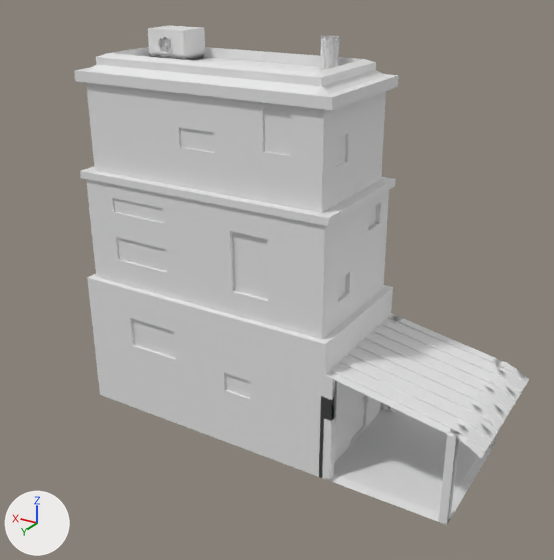
The FBX model GrimLife/Assets/GrimLife/Blender Import/ShantyTown/Houses/Big_Favelahouse.fbx: old version first, new version second.
Before and after are seen from a 50 mm camera at (-23.8, 35.1, 27.6) aimed at (-2.9, 0.2, 10.1). The lights are fixed; the arrows at lower left show +X, +Y and +Z.

Names of what the first picture shows: 'Big_Favelahouse.001'.
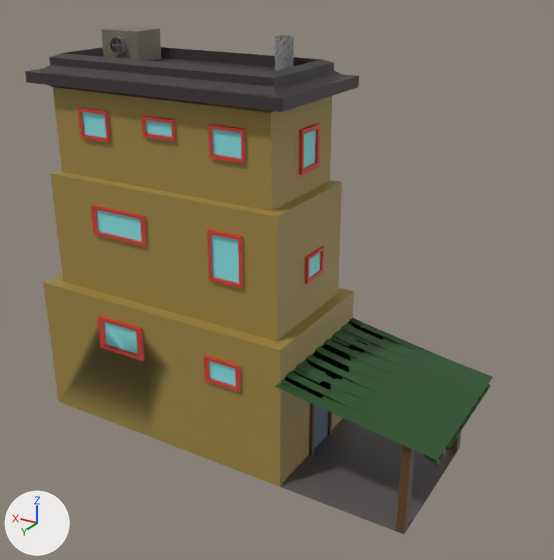
Patch to the scene script:
```diff
--- a/GrimLife/Assets/GrimLife/Blender Import/ShantyTown/Houses/Big_Favelahouse.fbx.py
+++ b/GrimLife/Assets/GrimLife/Blender Import/ShantyTown/Houses/Big_Favelahouse.fbx.py
@@ me_cube_813 @@
 # used by ob_big_favelahouse_001; location = (0.0, 0.0, 0.0); rotation_euler = (-0.0534, 0.0, 0.0), in degrees (-3.1, 0, 0)
-me_cube_813.from_pydata(...)  # 12068 vertices, 11853 faces; spans x -16.5..9.3, y -6.1..3.3, z -0.2..23.3
+me_cube_813.from_pydata(...)  # 2311 vertices, 2496 faces; spans x -14.8..11.7, y -4.0..5.2, z -0.3..23.4
+# me_cube_813 part 1: the loose piece of 4005 vertices spanning x -16.5..9.3, y -6.1..3.3, z -0.2..23.3 is rebuilt with 455 vertices and now spans x -6.0..11.7, y -4.0..4.9, z -0.3..22.3
+# me_cube_813 part 2: 12 loose pieces with 8060 vertices, spanning x -8.0..6.2, y -4.3..-1.8, z 2.1..23.3, are deleted
+# me_cube_813 part 3: 776 vertices added at x -14.8..-3.1, y -4.0..5.2, z -0.3..11.3
+# me_cube_813 part 4: 3 vertices removed from x 5.7, y -2.8, z 22.9; 637 vertices added at x 6.5..9.2, y -2.0..0.3, z 21.6..23.4
+# me_cube_813 part 5: 443 vertices added at x -2.9..-1.9, y -1.8..-0.8, z 20.9..23.4
+me_cube_813.materials.append(mat_entrance_roof_bighouse_002)  # dark green #265224
+me_cube_813.materials.append(mat_doorframe_bighouse_002)  # brown #58402f
+me_cube_813.materials.append(mat_door_bighouse_002)  # blue #415c81
+me_cube_813.materials.append(mat_fan_bighouse_002)  # dark grey #5f5f5f
+me_cube_813.materials.append(mat_fanframe_bighouse_002)  # grey #727272
+me_cube_813.materials.append(mat_window_bighouse_002)  # cyan #87e4e7
+me_cube_813.materials.append(mat_walls_bighouse_002)  # yellow #a08744
+me_cube_813.materials.append(mat_windowdrames_bighouse_002)  # red #d33d2f
+me_cube_813.materials.append(mat_roof_bighouse_002)  # black #3a3335
+me_cube_813.materials.append(mat_chimney_bighouse_002)  # grey #9b9b9b
+me_cube_813.materials.append(mat_fanbox_bighouse_002)  # dark yellow #777162
+me_cube_813.materials.append(mat_fanblades_bighouse_002)  # black #352f36
+me_cube_813.materials.append(mat_pillars_bighouse_002)  # brown #5f4825
+me_cube_813.materials.append(mat_groundplate_bighouse_002)  # dark grey #5c5757
+me_cube_813.materials.append(mat_doorhandles_smallhouse2_003)  # grey #858585
@@ ob_big_favelahouse_001 @@
 ob_big_favelahouse_001.location = (0.0, 0.0, 0.0)
-ob_big_favelahouse_001.rotation_euler = (-0.0534, 0.0, 0.0)  # degrees (-3.1, 0, 0)
```

Location of each change, (x1, y1, x2, y2) in pixels of the pictures (554 x 560 px):
'Big_Favelahouse.001', reshaped, turned
    before: (74, 25, 529, 525)
    after: (25, 26, 493, 534)
part 1 of me_cube_813, rebuilt (27% narrower, 12% shorter)
    before: (74, 25, 529, 525)
    after: (25, 47, 359, 487)
part 2 of me_cube_813, deleted
    before: (161, 36, 370, 405)
part 3 of me_cube_813, added
    after: (275, 318, 493, 534)
part 4 of me_cube_813, built on
    after: (101, 26, 161, 61)
part 5 of me_cube_813, added
    after: (275, 35, 294, 71)
